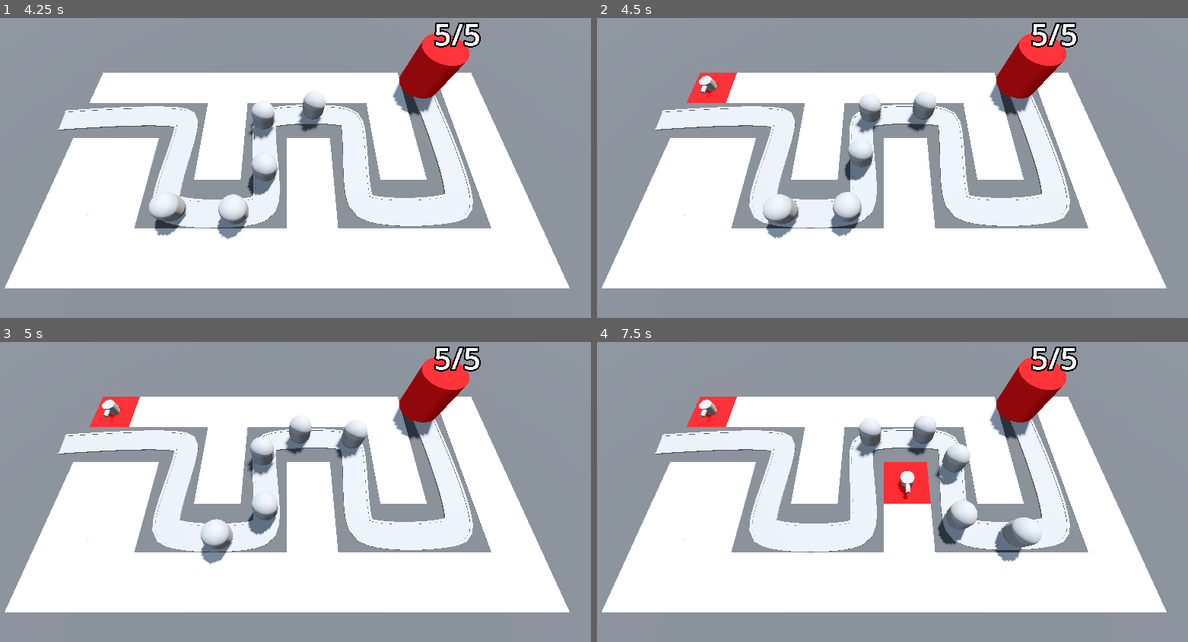
Above: before the commit, frames 1-4 (two rows, left to right).
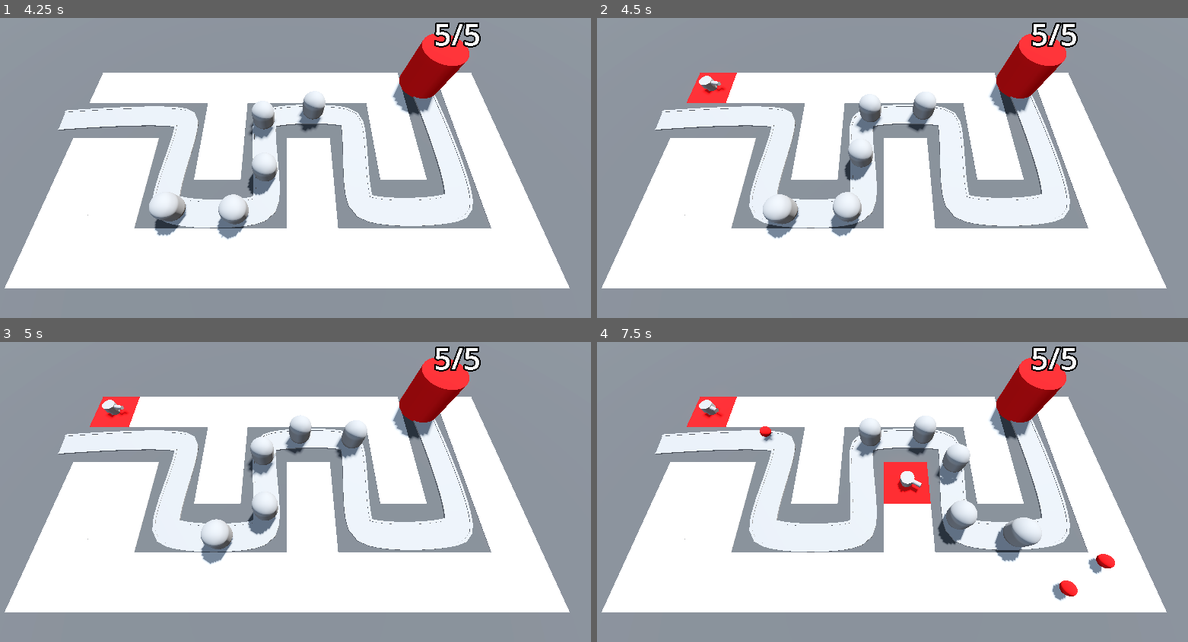
Above: after the commit, the same moments.

Repository: ricky-yosh/barbarian-blaster
Game: Godot game, scene res://BaseLevel.tscn
Two runs of this game, one before a commit and one after it. Both use one fixed random seed, a clock stepped at 60 frames per second and the inputs below.
Inputs (mouse positions are in pixels of both pictures, inside the frame that each line leads up to):
- Up to frame 1 (4.25 s): move the mouse to (419, 129) at 0.52 s; press the mouse at (419, 129) at 0.53 s; move the mouse to (165, 165) at 1.27 s; release the mouse at (165, 165) at 1.28 s; click (165, 165) at 1.35 s; move the mouse to (348, 72) at 2.02 s; press the mouse at (348, 72) at 2.03 s; move the mouse to (254, 216) at 2.77 s; release the mouse at (254, 216) at 2.78 s; click (254, 216) at 2.85 s; move the mouse to (466, 198) at 3.52 s; press the mouse at (466, 198) at 3.53 s
- Up to frame 2 (4.5 s): move the mouse to (703, 96) at 4.27 s; release the mouse at (703, 96) at 4.28 s; click (703, 96) at 4.35 s
- Up to frame 3 (5 s): no input
- Up to frame 4 (7.5 s): move the mouse to (916, 471) at 5.02 s; press the mouse at (916, 471) at 5.03 s; move the mouse to (792, 387) at 5.77 s; release the mouse at (792, 387) at 5.78 s; click (792, 387) at 5.85 s; move the mouse to (1016, 453) at 6.52 s; press the mouse at (1016, 453) at 6.53 s; move the mouse to (762, 489) at 7.27 s; release the mouse at (762, 489) at 7.28 s; click (762, 489) at 7.35 s

Frame 1 is identical in both runs. In frame 2, less than 0.1% of the frame differs, in the area x 17-22%, y 19-27%; in frame 3, less than 0.1%; in frame 4, 0.6%, in the area x 17-88%, y 19-87%.

Commit message:
Create look at functionality for turrets

Diff:
--- a/barbarian-blaster/BaseLevel.tscn
+++ b/barbarian-blaster/BaseLevel.tscn
@@ -125,6 +125,7 @@
 [node name="Base" parent="." instance=ExtResource("3_o2j4u")]
 transform = Transform3D(1, 0, 0, 0, 1, 0, 0, 0, 1, 13.8983, 0, -6.52356)
 
-[node name="TurretManager" type="Node3D" parent="."]
+[node name="TurretManager" type="Node3D" parent="." node_paths=PackedStringArray("enemy_path")]
 script = ExtResource("5_cwwxe")
 turret = ExtResource("6_ufkdr")
+enemy_path = NodePath("../Path3D")
--- /dev/null
+++ b/barbarian-blaster/Turret/projectile.gd
@@ -0,0 +1,12 @@
+extends Area3D
+
+var direction := Vector3.FORWARD
+
+@export var speed := 30.0
+
+func _physics_process(delta: float) -> void:
+	position += direction * speed * delta
+
+
+func _on_timer_timeout() -> void:
+	queue_free()
--- /dev/null
+++ b/barbarian-blaster/Turret/projectile.tscn
@@ -0,0 +1,25 @@
+[gd_scene load_steps=5 format=3 uid="uid://bjp1a1wd8uqtg"]
+
+[ext_resource type="Script" uid="uid://cxjqbifoqcscw" path="res://Turret/projectile.gd" id="1_sxav3"]
+
+[sub_resource type="StandardMaterial3D" id="StandardMaterial3D_tp1dm"]
+albedo_color = Color(0.87451, 0, 0, 1)
+
+[sub_resource type="SphereMesh" id="SphereMesh_sxav3"]
+material = SubResource("StandardMaterial3D_tp1dm")
+
+[sub_resource type="SphereShape3D" id="SphereShape3D_3nq0t"]
+
+[node name="Projectile" type="Area3D"]
+top_level = true
+script = ExtResource("1_sxav3")
+
+[node name="MeshInstance3D" type="MeshInstance3D" parent="."]
+mesh = SubResource("SphereMesh_sxav3")
+
+[node name="CollisionShape3D" type="CollisionShape3D" parent="."]
+shape = SubResource("SphereShape3D_3nq0t")
+
+[node name="Timer" type="Timer" parent="."]
+
+[connection signal="timeout" from="Timer" to="." method="_on_timer_timeout"]
--- /dev/null
+++ b/barbarian-blaster/Turret/turret.gd
@@ -0,0 +1,17 @@
+extends Node3D
+
+@export var projectile: PackedScene
+
+var enemy_path: Path3D
+
+@onready var barrel: MeshInstance3D = $TurretBase/TurretTop/Barrel
+
+func _physics_process(delta: float) -> void:
+	var enemy = enemy_path.get_children().back()
+	look_at(enemy.global_position, Vector3.UP, true)
+
+func _on_timer_timeout() -> void:
+	var shot = projectile.instantiate()
+	add_child(shot)
+	shot.global_position = barrel.global_position
+	shot.direction = global_transform.basis.z
--- a/barbarian-blaster/Turret/turret.tscn
+++ b/barbarian-blaster/Turret/turret.tscn
@@ -1,4 +1,7 @@
-[gd_scene load_steps=4 format=3 uid="uid://cgyxv0j3q22xn"]
+[gd_scene load_steps=6 format=3 uid="uid://cgyxv0j3q22xn"]
+
+[ext_resource type="Script" uid="uid://cx3prudllyfee" path="res://Turret/turret.gd" id="1_5kpma"]
+[ext_resource type="PackedScene" uid="uid://bjp1a1wd8uqtg" path="res://Turret/projectile.tscn" id="2_djkev"]
 
 [sub_resource type="CylinderMesh" id="CylinderMesh_cb20n"]
 height = 1.0
@@ -14,6 +17,8 @@
 height = 0.95
 
 [node name="Turret" type="Node3D"]
+script = ExtResource("1_5kpma")
+projectile = ExtResource("2_djkev")
 
 [node name="TurretBase" type="MeshInstance3D" parent="."]
 transform = Transform3D(1, 0, 0, 0, 1, 0, 0, 0, 1, 0, 0.5, 0)
@@ -23,6 +28,11 @@
 transform = Transform3D(1, 0, 0, 0, 1, 0, 0, 0, 1, 0, 0.3, 0)
 mesh = SubResource("CylinderMesh_5kpma")
 
-[node name="MeshInstance3D" type="MeshInstance3D" parent="TurretBase/TurretTop"]
+[node name="Barrel" type="MeshInstance3D" parent="TurretBase/TurretTop"]
 transform = Transform3D(1, 0, 0, 0, -4.37114e-08, -1, 0, 1, -4.37114e-08, 0, 0.052052, 0.835965)
 mesh = SubResource("CylinderMesh_djkev")
+
+[node name="Timer" type="Timer" parent="."]
+autostart = true
+
+[connection signal="timeout" from="Timer" to="." method="_on_timer_timeout"]
--- a/barbarian-blaster/turret_manager.gd
+++ b/barbarian-blaster/turret_manager.gd
@@ -1,8 +1,10 @@
 extends Node3D
 
 @export var turret: PackedScene
+@export var enemy_path: Path3D
 
 func build_turret(turret_position: Vector3) -> void:
 	var new_turret = turret.instantiate()
 	add_child(new_turret)
 	new_turret.global_position = turret_position
+	new_turret.enemy_path = enemy_path
Not shown, added: barbarian-blaster/Turret/projectile.gd.uid
Not shown, added: barbarian-blaster/Turret/turret.gd.uid
